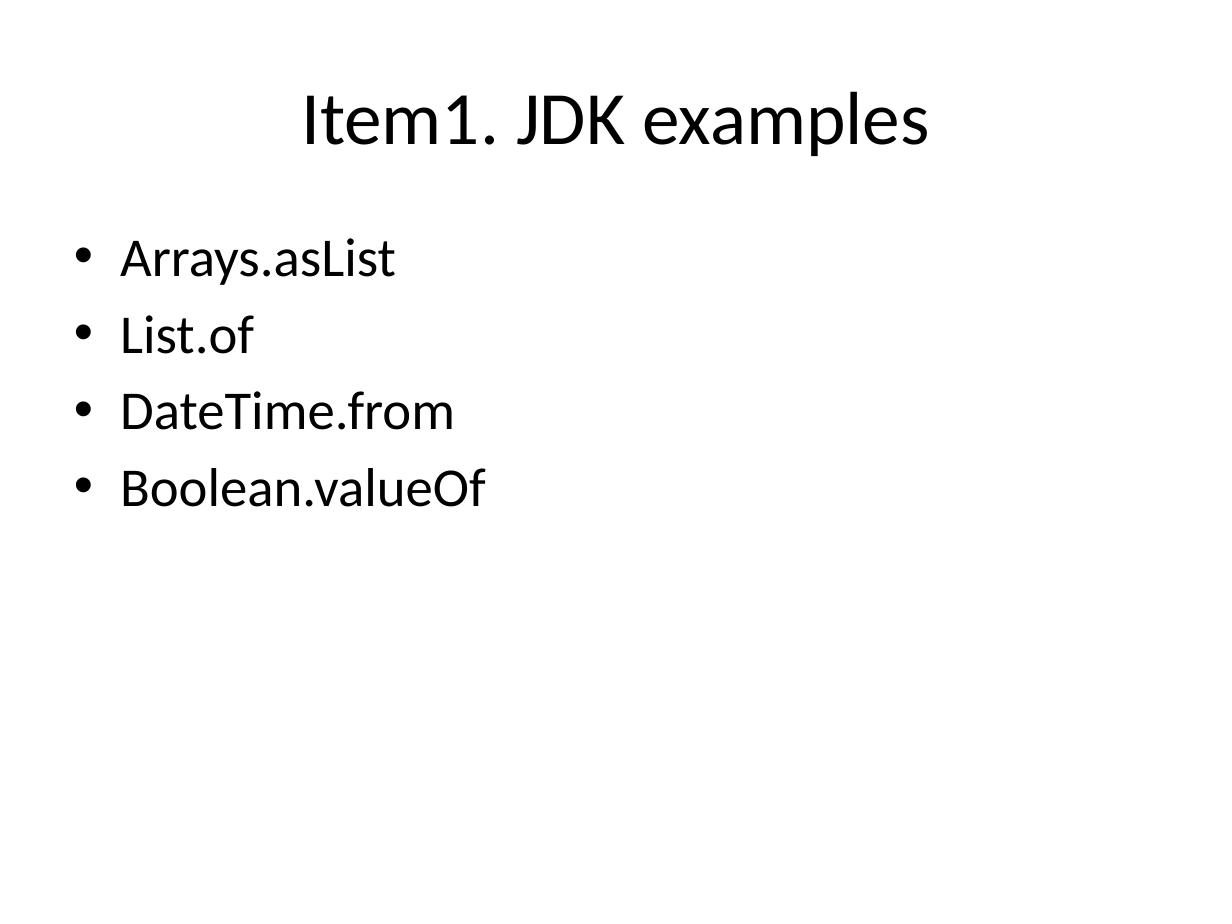
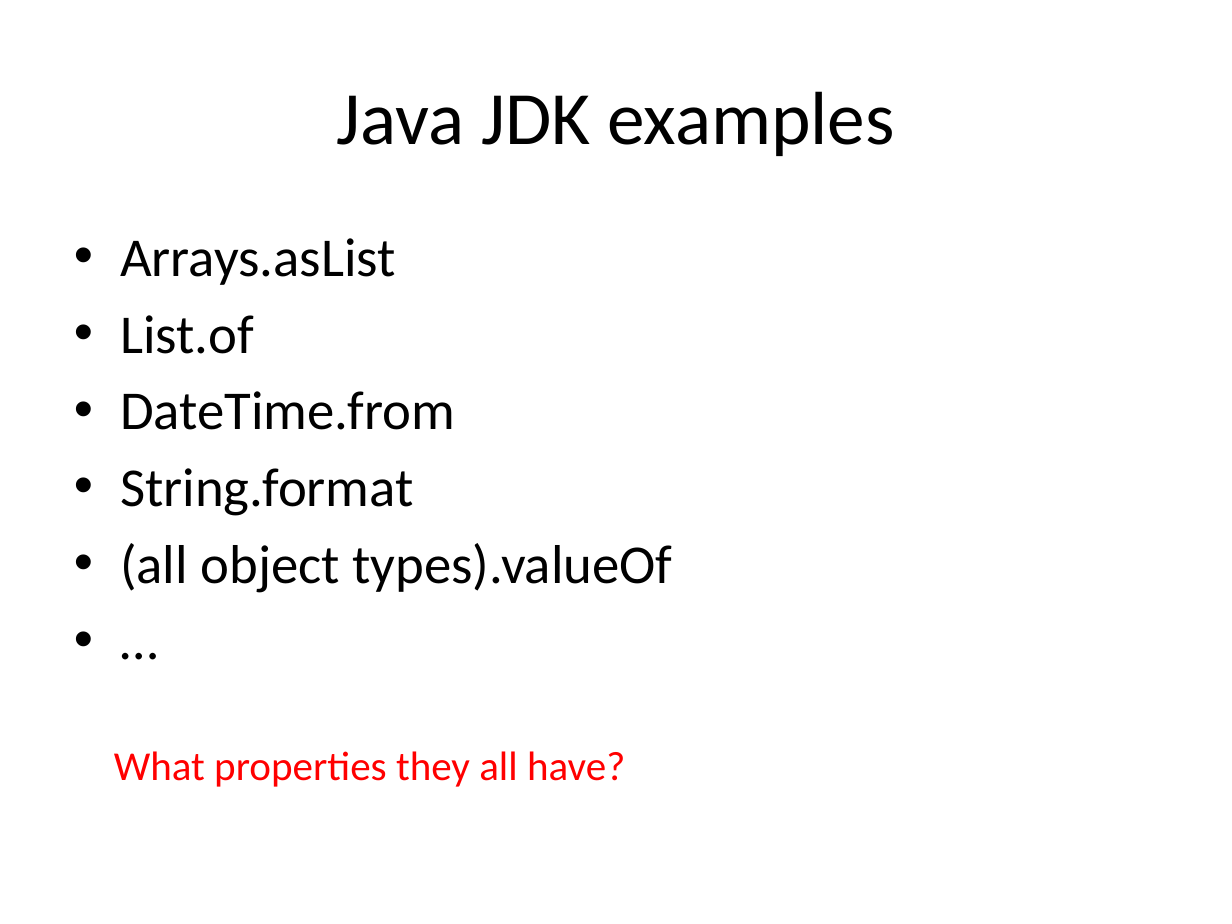
Before and after one commit to wsw621012/EffectiveJava3, a slide deck: slide 5 of src/main/resources/introduction.pptx (slide 4 before the commit). Drawn at 1232x924 pixels with LibreOffice and Linux fonts; fonts in the diff are those of the drawing. Boxes give left, top, right and bottom in pixels: in the first picture for what was removed or moved away, otherwise in the second. Text is boxed around its words. In the diff, an @@ line names an element or a change of style, - is before the commit and + after.

```diff
--- a/src/main/resources/introduction.pptx
+++ b/src/main/resources/introduction.pptx
@@ title at box(336, 91, 894, 156): text changed @@
-Item1. JDK examples
+Java JDK examples
@@ text at box(120, 468, 673, 593): text changed @@
-• Boolean.valueOf
+• String.format
+• (all object types).valueOf
+• …
@@ text added at box(114, 751, 625, 787), 24 pt, text #FF0000 @@
+What properties they all have?
```
Also in this commit, not shown: 2 other slides changed, 4 slides added, 2 other files.
